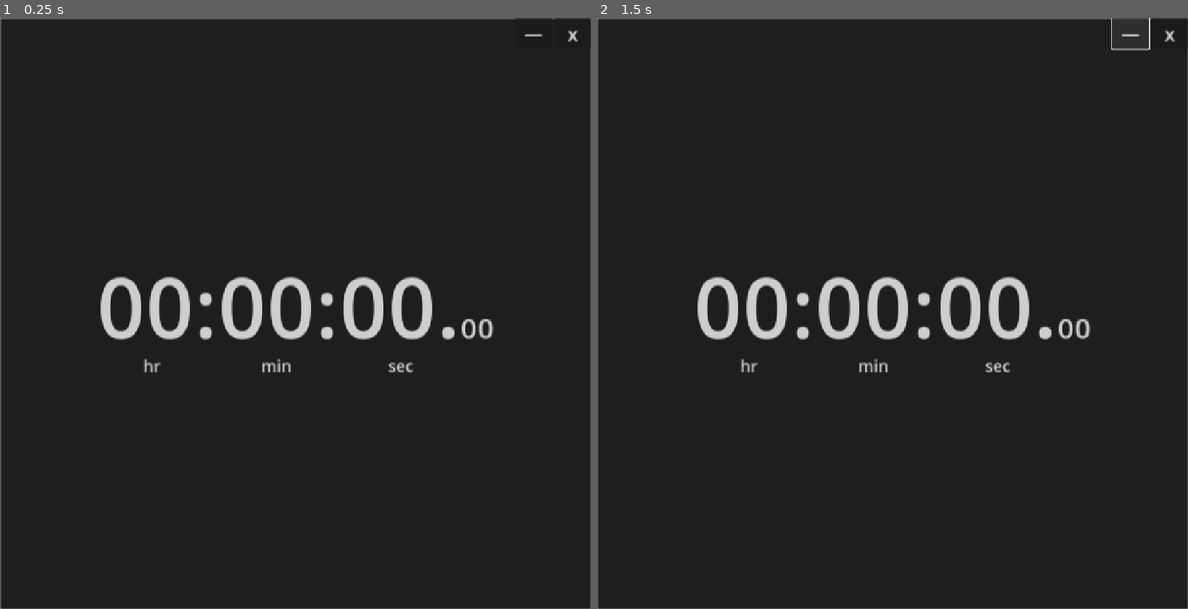
Above: before the commit, frames 1-2 (left to right).
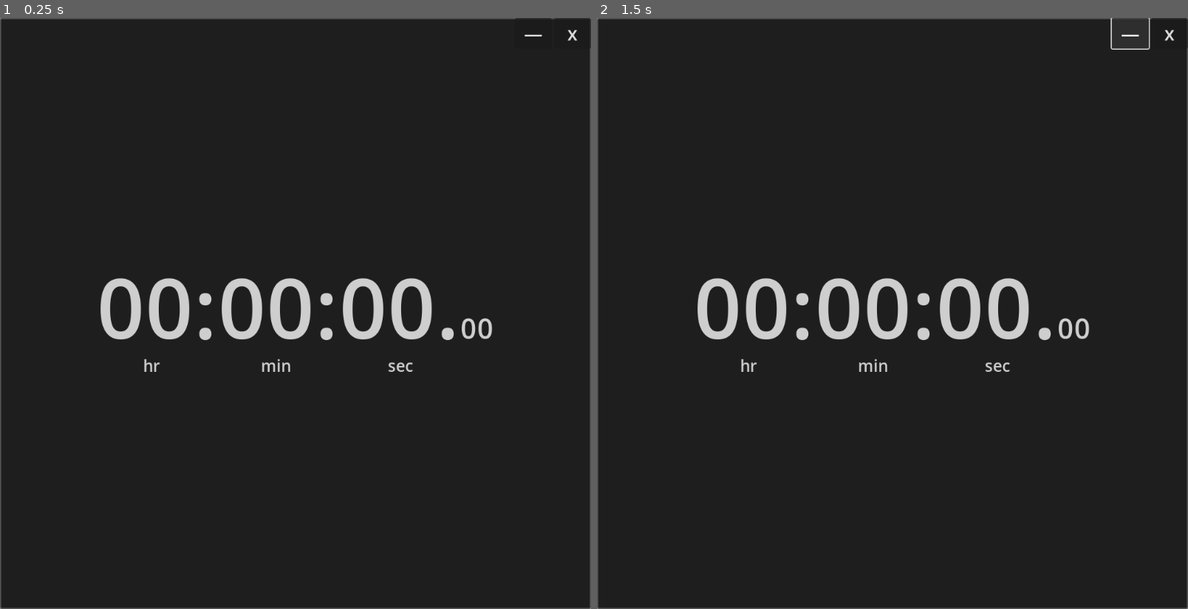
Above: after the commit, the same moments.

Repository: LiteFeather1/ltf-stopwatch
Game: Godot game, scene res://main.tscn
Two runs of this game, one before a commit and one after it. Both use one fixed random seed, a clock stepped at 60 frames per second and the inputs below.
Inputs:
- Up to frame 1 (0.25 s): no input
- Up to frame 2 (1.5 s): click "—" at 0.5 s; click "—" at 1.25 s

The runs differ from the first frame. In frame 1, 1.1% of the frame differs, in the area x 0-100%, y 0-100%; in frame 2, 1.2%.

Commit message:
Custom base theme

Diff:
--- a/project.godot
+++ b/project.godot
@@ -25,13 +25,17 @@
 window/size/borderless=true
 window/size/window_width_override=512
 window/size/window_height_override=512
-window/stretch/mode="canvas_items"
+window/stretch/mode="viewport"
 window/stretch/aspect="expand"
 
 [filesystem]
 
 import/blender/enabled=false
 
+[gui]
+
+theme/custom="res://resources/base_theme.tres"
+
 [rendering]
 
 renderer/rendering_method="gl_compatibility"
--- /dev/null
+++ b/resources/base_theme.tres
@@ -0,0 +1,6 @@
+[gd_resource type="Theme" load_steps=2 format=3 uid="uid://b2u5b2xehfur0"]
+
+[sub_resource type="StyleBoxEmpty" id="StyleBoxEmpty_h5osr"]
+
+[resource]
+VSeparator/styles/separator = SubResource("StyleBoxEmpty_h5osr")
